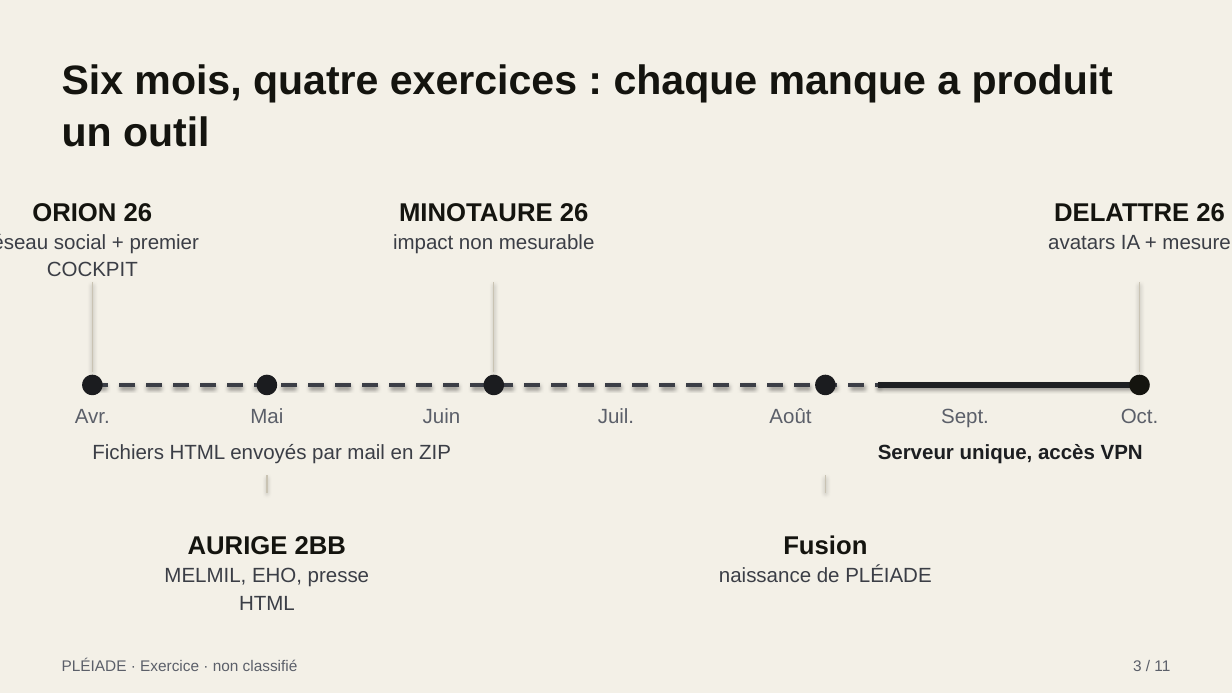
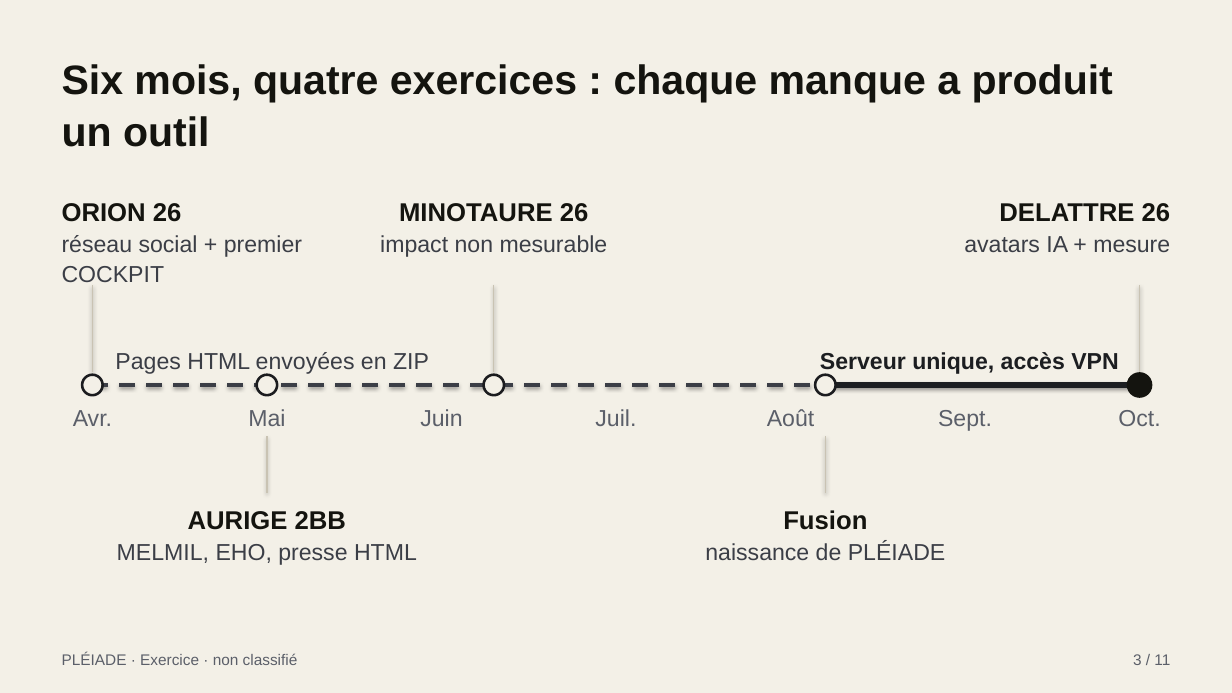
Before and after one commit to ViktorGlarak/MINERVE, a slide deck: slide 3 of PLEIADE/PRESENTATION/PLEIADE_presentation_v2.pptx. Drawn at 1232x693 pixels with LibreOffice and Linux fonts; fonts in the diff are those of the drawing. Boxes give left, top, right and bottom in pixels: in the first picture for what was removed or moved away, otherwise in the second. Text is boxed around its words. In the diff, an @@ line names an element or a change of style, - is before the commit and + after.

```diff
--- a/PLEIADE/PRESENTATION/PLEIADE_presentation_v2.pptx
+++ b/PLEIADE/PRESENTATION/PLEIADE_presentation_v2.pptx
@@ text "ORION 26": place and size @@
-text "ORION 26" at box(32, 203, 199, 276)
+text "ORION 26" at box(62, 203, 302, 288)
@@ text "ORION 26" at box(62, 203, 302, 288): size 16 to 18 pt in "réseau social + premier COCKPIT"; alignment centre to left @@
@@ text "MINOTAURE 26": place and size @@
-text "MINOTAURE 26" at box(393, 203, 595, 254)
+text "MINOTAURE 26" at box(380, 203, 608, 257)
@@ text "DELATTRE 26": place and size @@
-text "DELATTRE 26" at box(1048, 203, 1230, 249)
+text "DELATTRE 26" at box(964, 203, 1171, 252)
@@ text "DELATTRE 26" at box(964, 203, 1171, 252): size 16 to 18 pt in "avatars IA + mesure"; alignment centre to right @@
@@ text at box(380, 235, 608, 257): size 16 to 18 pt in "impact non mesurable" @@
@@ text at box(115, 352, 429, 375): text changed; size 16 to 18 pt @@
-Fichiers HTML envoyés par mail en ZIP
+Pages HTML envoyées en ZIP
@@ text "Serveur unique, accès VPN": place and size @@
-text "Serveur unique, accès VPN" at box(878, 444, 1143, 464)
+text "Serveur unique, accès VPN" at box(820, 352, 1118, 375)
@@ text "Serveur unique, accès VPN" at box(820, 352, 1118, 375): size 16 to 18 pt; alignment left to right @@
@@ line moved from (92, 385) - (878, 385) to (92, 385) - (825, 385) @@
@@ fill #1B1C1F to #F3F0E7; outline none to #1B1C1F 2 pt in 4 elements at box(82, 375, 103, 396), box(257, 375, 277, 396), box(483, 375, 504, 396), box(815, 375, 836, 396) @@
@@ line moved from (878, 385) - (1140, 385) to (825, 385) - (1140, 385) @@
@@ size 16 to 18 pt in 7 elements at box(73, 410, 112, 426), box(248, 409, 285, 426), box(420, 409, 462, 426), box(595, 409, 636, 426), box(767, 409, 814, 426), box(938, 410, 992, 431), box(1118, 410, 1160, 426) @@
@@ line moved from (267, 493) - (267, 475) to (267, 436) - (267, 493) @@
@@ line moved from (825, 493) - (825, 475) to (825, 436) - (825, 493) @@
@@ text "AURIGE 2BB": place and size @@
-text "AURIGE 2BB" at box(164, 536, 369, 610)
+text "AURIGE 2BB" at box(117, 511, 417, 565)
@@ text "Fusion": place and size @@
-text "Fusion" at box(719, 535, 931, 582)
+text "Fusion" at box(705, 510, 946, 560)
@@ text at box(117, 544, 417, 565): size 16 to 18 pt in "MELMIL, EHO, presse HTML" @@
@@ text at box(705, 541, 946, 560): size 16 to 18 pt in "naissance de PLÉIADE" @@
@@ text "PLÉIADE · Exercice · non ...": place and size @@
-text "PLÉIADE · Exercice · non ..." at box(62, 659, 298, 671)
+text "PLÉIADE · Exercice · non ..." at box(62, 652, 298, 665)
@@ text "3 / 11": place and size @@
-text "3 / 11" at box(1133, 660, 1170, 671)
+text "3 / 11" at box(1133, 654, 1170, 665)
```
Also in this commit, not shown: 10 other slides changed, 4 other files.
